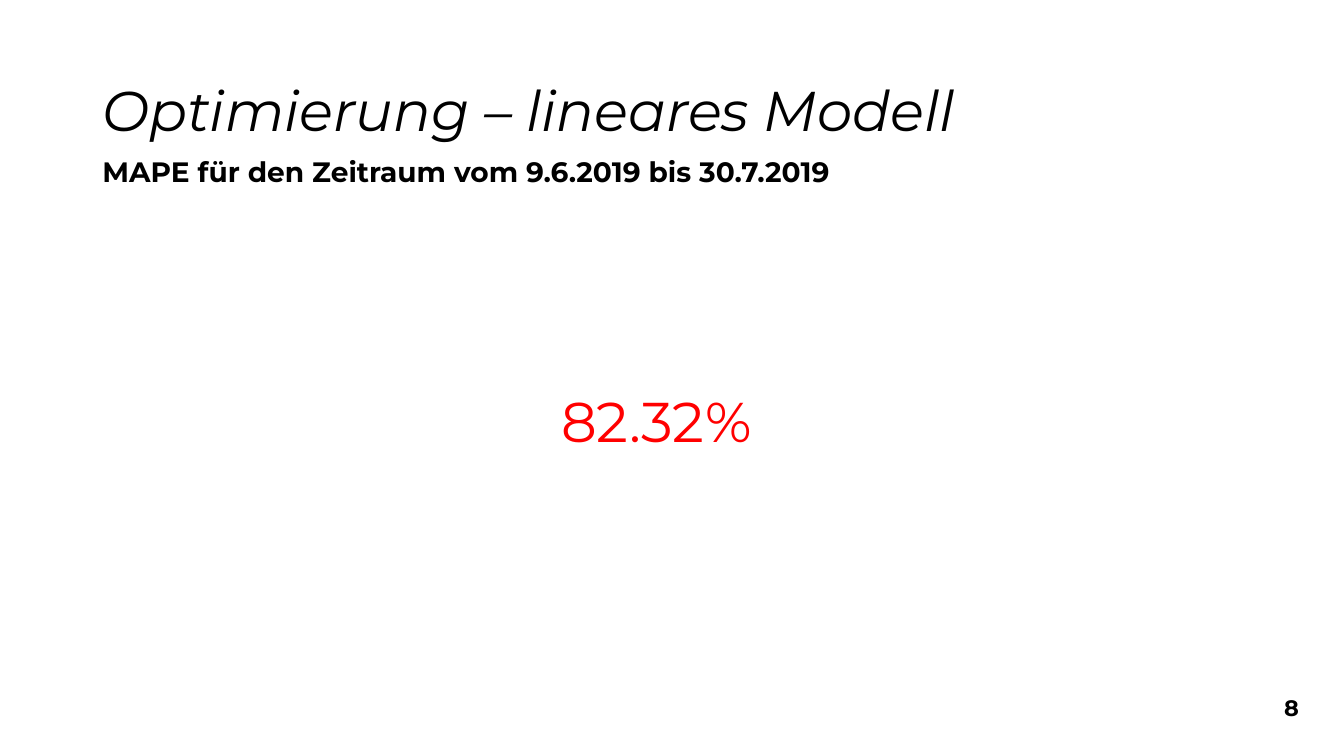
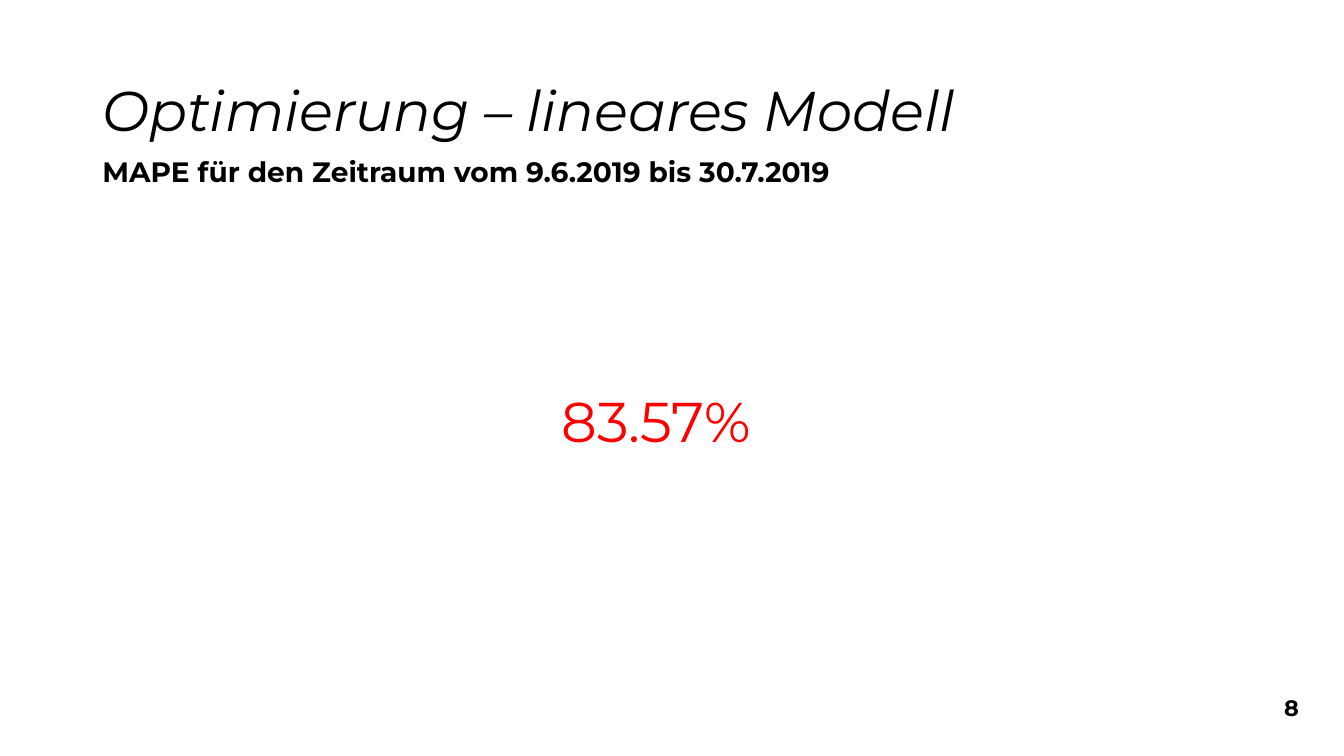
Before and after one commit to snw7/OC1-team-1, a slide deck: slide 9 of praesentation/abschluss-praesentation.pptx. Drawn at 1344x756 pixels with LibreOffice and Linux fonts; fonts in the diff are those of the drawing. Boxes give left, top, right and bottom in pixels: in the first picture for what was removed or moved away, otherwise in the second. Text is boxed around its words. In the diff, an @@ line names an element or a change of style, - is before the commit and + after.

```diff
--- a/praesentation/abschluss-praesentation.pptx
+++ b/praesentation/abschluss-praesentation.pptx
@@ text at box(562, 402, 751, 443): text changed @@
-82.32%
+83.57%
```
Also in this commit, not shown: 3 other slides changed.
